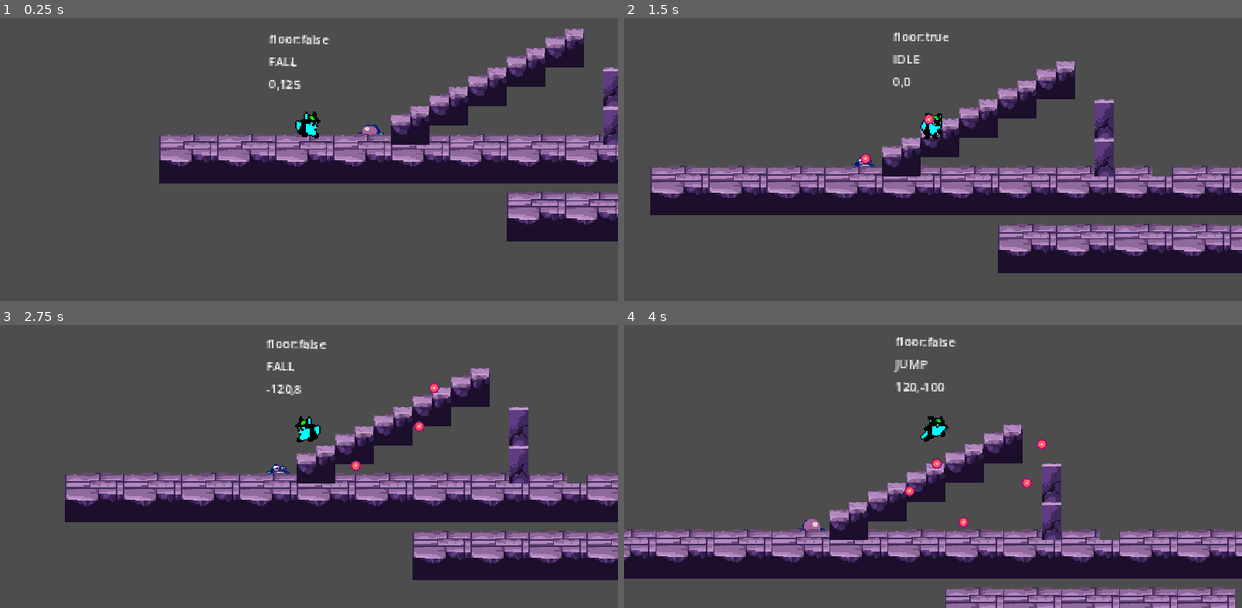
Above: before the commit, frames 1-4 (two rows, left to right).
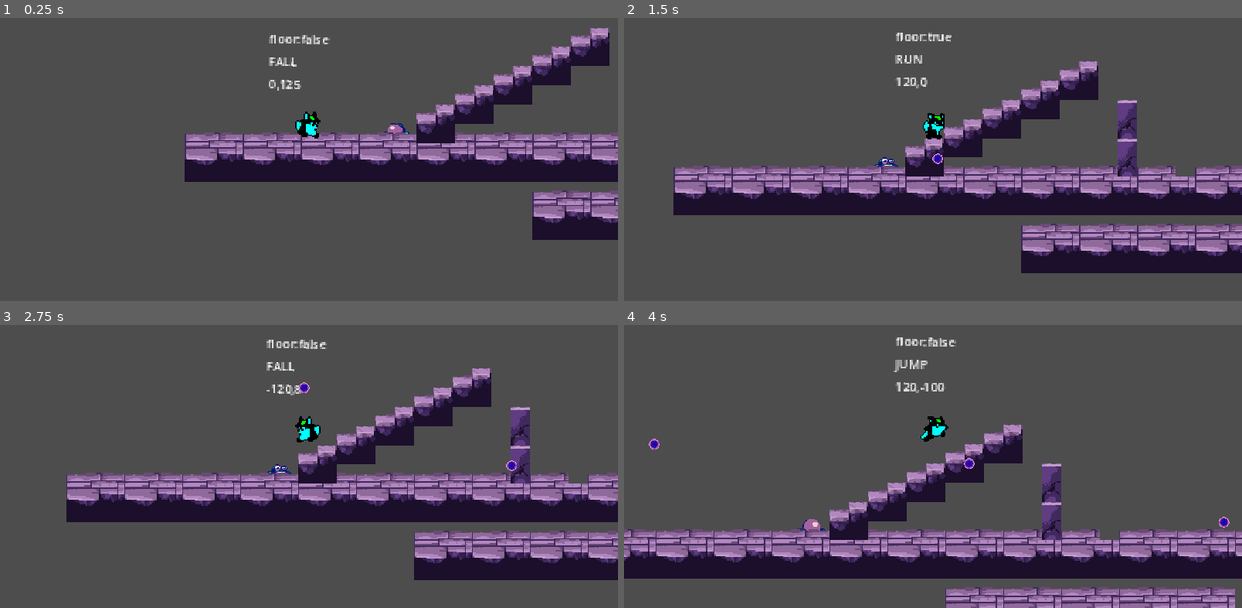
Above: after the commit, the same moments.

Repository: eugencic/PookieGame
Game: Godot game, scene res://level_base/level_base.tscn
The game is run twice, just before and just after one commit, with the same random seed, the same clock (stepped at 60 frames per second) and the same inputs. The project has no main scene, so this scene is started directly.
Inputs (mouse positions are in pixels of both pictures, inside the frame that each line leads up to):
- Up to frame 1 (0.25 s): no input
- Up to frame 2 (1.5 s): move the mouse to (1068, 102) at 0.52 s; hold D (right) from 0.53 s (still down); click (1068, 102) at 0.6 s; tap Space (jump) at 0.77 s; move the mouse to (809, 136) at 1.27 s; click (809, 136) at 1.35 s
- Up to frame 3 (2.75 s): tap Space (jump) at 1.52 s; move the mouse to (370, 347) at 2.02 s; release D (right) at 2.03 s; hold A (left) from 2.03 s (still down); click (370, 347) at 2.1 s
- Up to frame 4 (4 s): move the mouse to (902, 500) at 2.77 s; release A (left) at 2.78 s; hold D (right) from 2.78 s (still down); click (902, 500) at 2.85 s; tap Space (jump) at 3.02, 3.77 s; move the mouse to (1118, 480) at 3.52 s; click (1118, 480) at 3.6 s

The runs differ from the first frame. In frame 1, 14% of the frame differs, in the area x 25-100%, y 3-79%; in frame 2, 17%, in the area x 4-100%, y 5-91%; in frame 3, 3.3%; in frame 4, 0.4%.

Commit message:
add shooter scene

Diff:
--- a/level_base/level_base.tscn
+++ b/level_base/level_base.tscn
@@ -1034,4 +1034,4 @@
 zoom = Vector2(2, 2)
 
 [node name="Player" parent="." instance=ExtResource("3_manxk")]
-position = Vector2(105, 136)
+position = Vector2(84, 137)
--- a/player/player.gd
+++ b/player/player.gd
@@ -6,6 +6,8 @@
 @onready var sprite_2d = $Sprite2D
 @onready var animation_player = $AnimationPlayer
 @onready var sound_player = $SoundPlayer
+@onready var shooter = $Shooter
+
 const GRAVITY: float = 500.0
 const RUN_SPEED: float = 120.0
 const MAX_FALL: float = 400.0
@@ -26,8 +28,7 @@
 	update_debug_label()
 
 	if Input.is_action_just_pressed("shoot") == true:
-		ObjectMaker.create_bullet(50.0, Vector2.RIGHT, global_position,
-		20.0, ObjectMaker.BULLET_KEY.ENEMY)
+		shoot()
 
 func update_debug_label() -> void:
 	debug_label.text = "floor:%s\n%s\n%.0f,%.0f" % [
@@ -35,6 +36,12 @@
 		PLAYER_STATE.keys()[_state],
 		velocity.x, velocity.y
 	]
+
+func shoot() -> void:
+	if sprite_2d.flip_h == true:
+		shooter.shoot(Vector2.LEFT)
+	else:
+		shooter.shoot(Vector2.RIGHT)
 
 func get_input() -> void:
 	velocity.x = 0
--- a/player/player.tscn
+++ b/player/player.tscn
@@ -1,7 +1,8 @@
-[gd_scene load_steps=12 format=3 uid="uid://bogrhuk7xox7l"]
+[gd_scene load_steps=13 format=3 uid="uid://bogrhuk7xox7l"]
 
 [ext_resource type="Texture2D" uid="uid://cf12t3u8hh3ro" path="res://assets/player/player-1.png" id="1_1om51"]
 [ext_resource type="Script" path="res://player/player.gd" id="1_q2shb"]
+[ext_resource type="PackedScene" uid="uid://cgp85qdwtr6nm" path="res://shooter/shooter.tscn" id="3_tpxue"]
 
 [sub_resource type="RectangleShape2D" id="RectangleShape2D_txeot"]
 size = Vector2(11, 17)
@@ -157,4 +158,8 @@
 position = Vector2(0, 6)
 shape = SubResource("CapsuleShape2D_2wud1")
 
+[node name="Shooter" parent="." instance=ExtResource("3_tpxue")]
+speed = 120.0
+shoot_delay = 1.0
+
 [connection signal="area_entered" from="HitBox" to="." method="_on_hit_box_area_entered"]
--- /dev/null
+++ b/shooter/shooter.gd
@@ -0,0 +1,29 @@
+extends Node2D
+
+@onready var sound = $Sound
+@onready var shooter_timer = $ShooterTimer
+
+@export var speed: float = 50.0
+@export var life_span: float = 10.0
+@export var bullet_key: ObjectMaker.BULLET_KEY
+@export var shoot_delay: float = 0.7
+
+var _can_shoot: bool = true
+
+func _ready():
+	shooter_timer.wait_time = shoot_delay
+
+func shoot(direction: Vector2) -> void:
+	if _can_shoot == false:
+		return
+
+	_can_shoot = false
+	SoundManager.play_clip(sound, SoundManager.SOUND_LASER)
+	ObjectMaker.create_bullet(
+		speed, direction, global_position,
+		life_span, bullet_key
+	)
+	shooter_timer.start()
+
+func _on_shooter_timer_timeout():
+	_can_shoot = true
--- /dev/null
+++ b/shooter/shooter.tscn
@@ -0,0 +1,12 @@
+[gd_scene load_steps=2 format=3 uid="uid://cgp85qdwtr6nm"]
+
+[ext_resource type="Script" path="res://shooter/shooter.gd" id="1_5q6e8"]
+
+[node name="Shooter" type="Node2D"]
+script = ExtResource("1_5q6e8")
+
+[node name="Sound" type="AudioStreamPlayer2D" parent="."]
+
+[node name="ShooterTimer" type="Timer" parent="."]
+
+[connection signal="timeout" from="ShooterTimer" to="." method="_on_shooter_timer_timeout"]
